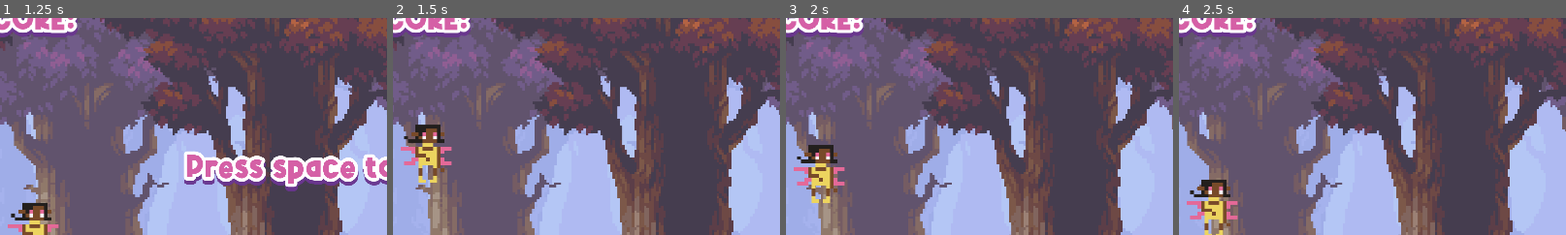
Above: before the commit, frames 1-4 (left to right).
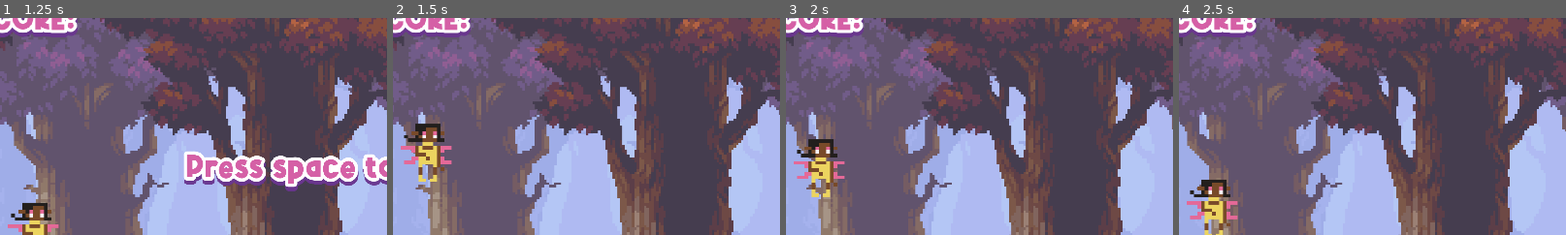
Above: after the commit, the same moments.

Repository: Teakitter/FlightlessFaeries
Game: Godot game, scene res://scenes/menu.tscn
Two runs of this game, one before a commit and one after it. Both use one fixed random seed, a clock stepped at 60 frames per second and the inputs below. Sound files missing from this copy of the repository are replaced by a short silence.
Inputs:
- Up to frame 1 (1.25 s): click "Play" at 0.5 s
- Up to frame 2 (1.5 s): tap Space at 1.25 s; hold W (jump) from 1.28 s (still down)
- Up to frame 3 (2 s): keep holding W (jump)
- Up to frame 4 (2.5 s): release W (jump) at 2.03 s; tap W (jump) at 2.1, 2.27 s
The pictures show only the part of the screen within x 7-57%, y 16-66%; the shares and areas given below are measured in that part.

Frame 1 is identical in both runs. In frame 2, 0.4% of the frame differs, in the area x 2-16%, y 48-76%; in frame 3, 1.8%, in the area x 2-16%, y 55-86%; in frame 4, nothing differs.

Commit message:
messed with the jump audio some more

Diff:
--- a/game/scenes/player.tscn
+++ b/game/scenes/player.tscn
@@ -27,3 +27,5 @@
 [node name="SoundJump" type="AudioStreamPlayer" parent="."]
 stream = ExtResource("4_7mt0a")
 volume_db = -29.966
+
+[connection signal="finished" from="SoundJump" to="." method="_on_sound_jump_finished"]
--- a/game/script/player.gd
+++ b/game/script/player.gd
@@ -7,16 +7,21 @@
 	velocity.y += GRAVITY + delta
 
 	if is_on_floor():
-		if Input.is_action_pressed("jump"):
-			$SoundJump.play()
-			velocity.y = JUMP_SPEED
+		if not get_parent().game_running:
+			pass
+		else:
+			if Input.is_action_pressed("jump"):
+				$SoundRun.stop()
+				velocity.y = JUMP_SPEED
+				$SoundJump.play()
+				if is_on_floor():
+					$SoundRun.play()
 
-		#elif Input.is_action_pressed("duck"):
-			#$AnimatedSprite2D.play("duck")
-	else:
-		if Input.is_action_pressed("jump"):
-			$SoundRun.play()
-			#$AnimatedSprite2D.play("run")
+			#elif Input.is_action_pressed("duck"):
+				#$AnimatedSprite2D.play("duck")
+			else:
+				pass
+				#$AnimatedSprite2D.play("run")
 	#else:
 		#$animatedSprite2D.play("jump")
 
